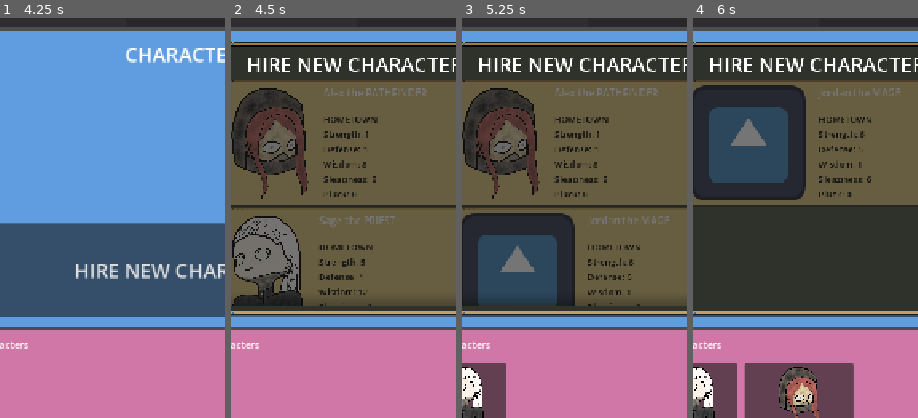
Above: before the commit, frames 1-4 (left to right).
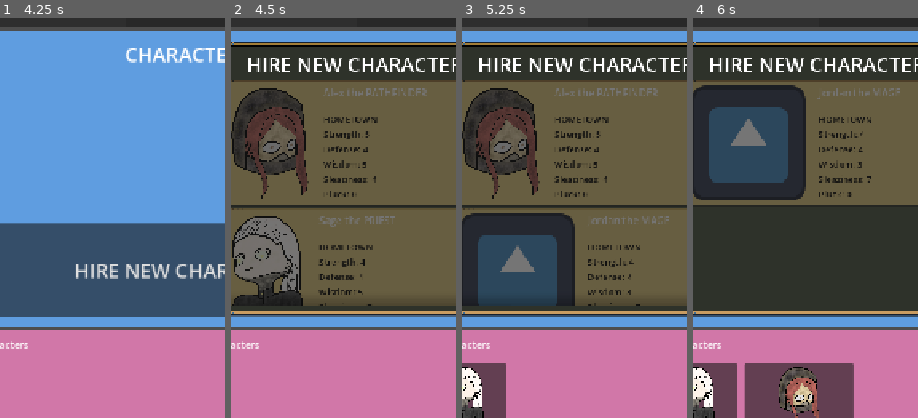
Above: after the commit, the same moments.

Repository: ActuallySanta/Fantasy-Guild-Manager
Game: Godot game, scene res://Scenes/UI/home_ui_prototype.tscn
The game is run twice, just before and just after one commit, with the same random seed, the same clock (stepped at 60 frames per second) and the same inputs. The engine's default icon, where the game draws it, is replaced by a stand-in: a white triangle on a blue panel in a dark square.
Inputs:
- Up to frame 1 (4.25 s): click "Accept" at 0.5 s; click "Accept" at 1.25 s; click "+" at 2 s; click "Deny" at 2.75 s; click "Characters" at 3.5 s
- Up to frame 2 (4.5 s): click "HIRE NEW CHARACTERS" at 4.25 s
- Up to frame 3 (5.25 s): click "HIRE NEW CHARACTERS" at 5 s
- Up to frame 4 (6 s): click "Sage the PRIEST" at 5.75 s
The pictures show only the part of the screen within x 8-58%, y 13-63%; the shares and areas given below are measured in that part.

Frame 1 is identical in both runs. In frame 2, 0.1% of the frame differs, in the area x 56-65%, y 28-72%; in frame 3, 0.1%; in frame 4, less than 0.1%.

Commit message:
Added Some more builds and normalized a bit of the character stats

Diff:
--- a/Scripts/Character Generator/character_resource.gd
+++ b/Scripts/Character Generator/character_resource.gd
@@ -48,6 +48,7 @@
 var injury_level: InjuryLevel
 var injury_count:int
 
+var stat_deviation : int = 2
 var stats: Dictionary[StatType, int] = {
 	StatType.STRENGTH: 0,
 	StatType.DEFENSE: 0,
@@ -96,7 +97,7 @@
 
 	#Generate random numbers and sum them all up
 	for stat in _stat_weights.size():
-		_stat_weights[stat] = randf()
+		_stat_weights[stat] = randfn(_total_points/_stats.size(),stat_deviation)
 		stat_sum += _stat_weights[stat]
 
 	#After all the stats are added together, make them proportional to the total points
Not shown, added: Builds/Initial Prototype/Fantasy Guild Manager WEB.apple-touch-icon.png.import
Not shown, added: Builds/Initial Prototype/Fantasy Guild Manager WEB.icon.png.import
Not shown, added: Builds/Initial Prototype/Fantasy Guild Manager WEB.png.import
Not shown, changed: export_presets.cfg
Not shown, added: Builds/Initial Prototype/Fantasy Guild Manager LINUX.pck
Not shown, added: Builds/Initial Prototype/Fantasy Guild Manager LINUX.sh
Not shown, added: Builds/Initial Prototype/Fantasy Guild Manager LINUX.x86_64
Not shown, added: Builds/Initial Prototype/Fantasy Guild Manager LINUX.zip
Not shown, added: Builds/Initial Prototype/Fantasy Guild Manager WEB.apple-touch-icon.png
Not shown, added: Builds/Initial Prototype/Fantasy Guild Manager WEB.audio.position.worklet.js
Not shown, added: Builds/Initial Prototype/Fantasy Guild Manager WEB.audio.worklet.js
Not shown, added: Builds/Initial Prototype/Fantasy Guild Manager WEB.icon.png
(and 5 more such lines)
